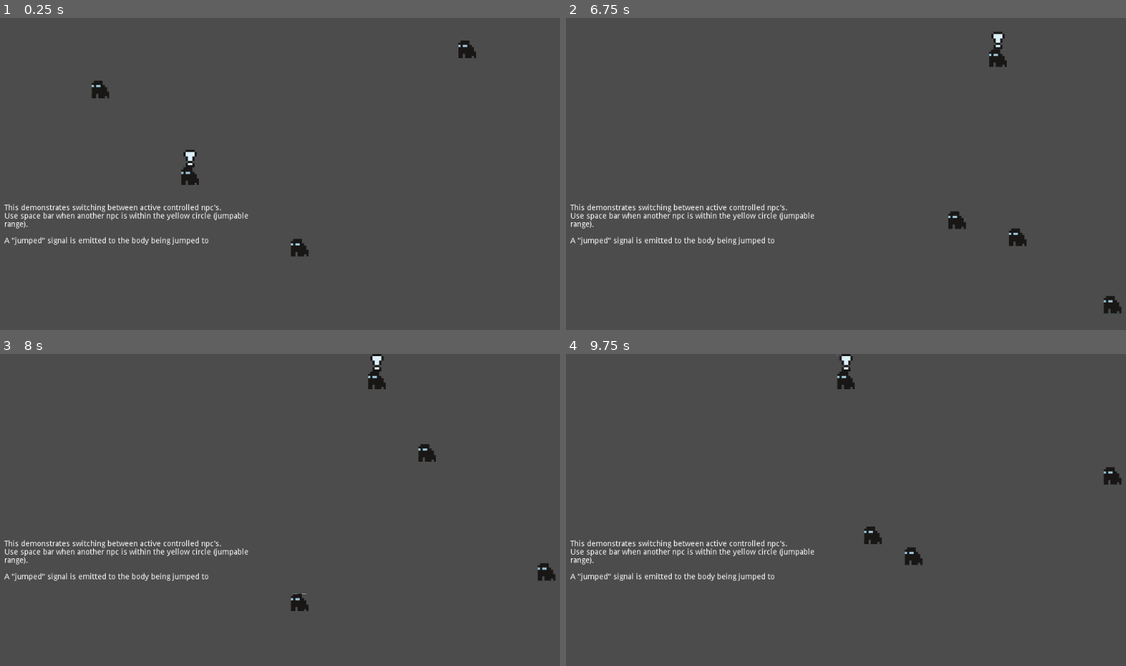
Above: before the commit, frames 1-4 (two rows, left to right).
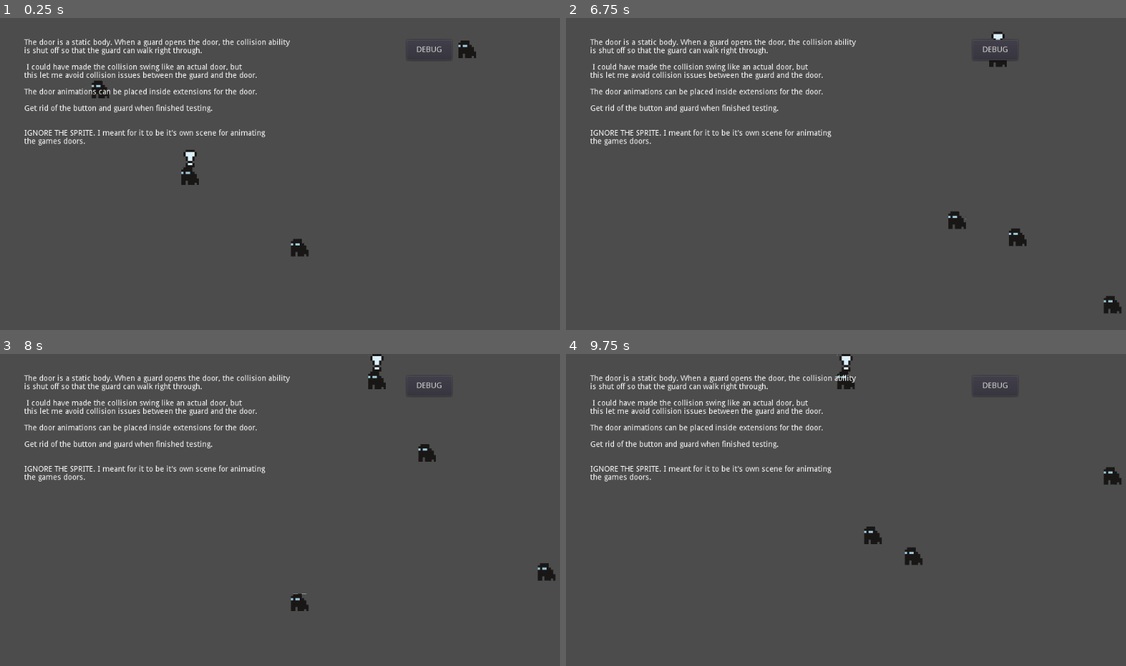
Above: after the commit, the same moments.

Repository: MxAshUp/godot-wild-jam-2
Game: Godot game, scene res://PrototypeScenes/Patrol/PathTest.tscn
The game is run twice, just before and just after one commit, with the same random seed, the same clock (stepped at 60 frames per second) and the same inputs. This scene is started directly instead of the project's main scene. The engine's default icon, where the game draws it, is replaced by a stand-in: a white triangle on a blue panel in a dark square.
Inputs (mouse positions are in pixels of both pictures, inside the frame that each line leads up to):
- Up to frame 1 (0.25 s): no input
- Up to frame 2 (6.75 s): click (997, 49) at 0.5 s, where only the run after the commit has a clickable "DEBUG"; click (997, 49) at 1.25 s, where only the run after the commit has a clickable "DEBUG"; click (997, 49) at 2 s, where only the run after the commit has a clickable "DEBUG"; tap Enter (ui_accept) at 2.75, 3.02, 3.77, 5.27, 6.02 s
- Up to frame 3 (8 s): tap Enter (ui_accept) at 6.77 s
- Up to frame 4 (9.75 s): tap Enter (ui_accept) at 8.27, 9.02 s

The runs differ from the first frame. In frame 1, 3.7% of the frame differs, in the area x 0-79%, y 6-73%; in frame 2, 3.9%; in frame 3, 3.7%; in frame 4, 3.8%.

Commit message:
Created a door. PathTest has showcase

Diff:
--- a/PrototypeScenes/Influence/Door/Door.gd
+++ b/PrototypeScenes/Influence/Door/Door.gd
@@ -5,14 +5,6 @@
 
 
 #The door.
-
-func _ready():
-	get_node( "Button" ).connect( "pressed", self, "temp" )
-
-
-func temp():
-	perform_function()
-
 
 
 func perform_function():
--- a/PrototypeScenes/Influence/Door/Door.tscn
+++ b/PrototypeScenes/Influence/Door/Door.tscn
@@ -1,19 +1,12 @@
-[gd_scene load_steps=5 format=2]
+[gd_scene load_steps=4 format=2]
 
 [ext_resource path="res://PrototypeScenes/Influence/Door/Door.gd" type="Script" id=1]
-[ext_resource path="res://PrototypeScenes/Patrol/PathFollow.tscn" type="PackedScene" id=2]
+[ext_resource path="res://icon.png" type="Texture" id=2]
 
 [sub_resource type="RectangleShape2D" id=1]
 
 custom_solver_bias = 0.0
-extents = Vector2( 44.2632, 10.1053 )
-
-[sub_resource type="Curve2D" id=2]
-
-bake_interval = 5.0
-_data = {
-"points": PoolVector2Array( 0, 0, 0, 0, -0.39386, 0.816589, 0, 0, 0, 0, -0.0533447, -180.703, 0, 0, 0, 0, 134.346, -170.689, 0, 0, 0, 0, 217.738, 15.6031, 0, 0, 0, 0, 10.9641, 165.319, 0, 0, 0, 0, -0.252411, 0.485107 )
-}
+extents = Vector2( 44.2632, 6.14934 )
 
 [node name="Door" type="StaticBody2D"]
 input_pickable = false
@@ -27,7 +20,6 @@
 door_open = null
 
 [node name="Col" type="CollisionShape2D" parent="."]
-position = Vector2( 360, 261.053 )
 shape = SubResource( 1 )
 _sections_unfolded = [ "Transform" ]
 
@@ -55,7 +47,11 @@
 
 The door animations can be placed inside extensions for the door.
 
-Get rid of the button and guard when finished testing."
+Get rid of the button and guard when finished testing.
+
+
+IGNORE THE SPRITE. I meant for it to be it's own scene for animating
+the games doors."
 visible_characters = -1
 percent_visible = 1.0
 meta_underlined = true
@@ -68,39 +64,21 @@
 
 The door animations can be placed inside extensions for the door.
 
-Get rid of the button and guard when finished testing."
+Get rid of the button and guard when finished testing.
+
+
+IGNORE THE SPRITE. I meant for it to be it's own scene for animating
+the games doors."
 scroll_active = true
 scroll_following = false
 selection_enabled = false
 override_selected_font_color = false
 _sections_unfolded = [ "BBCode" ]
 
-[node name="Guard" parent="." instance=ExtResource( 2 )]
-position = Vector2( 366, 390 )
-
-[node name="Path2D" type="Path2D" parent="Guard"]
-self_modulate = Color( 0.5, 0.6, 1, 0.7 )
-curve = SubResource( 2 )
-
-[node name="Button" type="Button" parent="."]
-anchor_left = 0.0
-anchor_top = 0.0
-anchor_right = 0.0
-anchor_bottom = 0.0
-margin_left = 551.0
-margin_top = 260.0
-margin_right = 692.0
-margin_bottom = 280.0
-rect_pivot_offset = Vector2( 0, 0 )
-rect_clip_content = false
-focus_mode = 2
-mouse_filter = 0
-mouse_default_cursor_shape = 0
-size_flags_horizontal = 1
-size_flags_vertical = 1
-toggle_mode = false
-enabled_focus_mode = 2
-shortcut = null
-group = null
-flat = false
-align = 1
+[node name="Sprite" type="Sprite" parent="."]
+visible = false
+modulate = Color( 0, 0, 0, 1 )
+position = Vector2( 0.0909357, -0.198608 )
+scale = Vector2( 1.37062, 0.186952 )
+texture = ExtResource( 2 )
+_sections_unfolded = [ "Visibility" ]
--- a/PrototypeScenes/Influence/Influence.gd
+++ b/PrototypeScenes/Influence/Influence.gd
@@ -15,6 +15,8 @@
 func become_influenced():
 	#Should I pass a reference to the body that did
 	#the influencing?
+	if function == null :
+		print( name + "'s function null. Is the child named Function?" )
 	function.perform_function()
  #end
 
@@ -26,17 +28,7 @@
 
 
 func body_exited( body ):
-	body.disconnect( "influence", self )
-
-
-
-func _process(delta):
-	#To avoid ready errors, keep looking for the Function
-	#node. When it is present, function gets assigned.
-	if self.has_node( "Function" ) :
-		function = get_node( "Function" )
-		set_process( false )
- #end
+	body.disconnect( "influence", self, "become_influenced" )
 
 
 
@@ -46,6 +38,11 @@
 	if has_node( "TwoWayCol" ) :
 		get_node("Col").queue_free()
 
+	#Assign the Function node to function lol.
+	function = get_node( "Function" )
+
 	self.connect( "body_entered", self, "body_entered" )
 	self.connect( "body_exited", self, "body_exited" )
+
+	get_node( "BecomeInfluenced" ).connect( "pressed", self, "become_influenced")
  #end
--- a/PrototypeScenes/Influence/Influence.tscn
+++ b/PrototypeScenes/Influence/Influence.tscn
@@ -18,6 +18,7 @@
 _sections_unfolded = [ "polygon" ]
 
 [node name="NOTE" type="RichTextLabel" parent="."]
+visible = false
 anchor_left = 0.0
 anchor_top = 0.0
 anchor_right = 0.0
@@ -46,3 +47,27 @@
 selection_enabled = false
 override_selected_font_color = false
 _sections_unfolded = [ "BBCode" ]
+
+[node name="BecomeInfluenced" type="Button" parent="."]
+anchor_left = 0.0
+anchor_top = 0.0
+anchor_right = 0.0
+anchor_bottom = 0.0
+margin_left = -178.0
+margin_top = 30.0
+margin_right = -96.0
+margin_bottom = 67.0
+rect_pivot_offset = Vector2( 0, 0 )
+rect_clip_content = false
+focus_mode = 2
+mouse_filter = 0
+mouse_default_cursor_shape = 0
+size_flags_horizontal = 1
+size_flags_vertical = 1
+toggle_mode = false
+enabled_focus_mode = 2
+shortcut = null
+group = null
+text = "DEBUG"
+flat = false
+align = 1
--- a/PrototypeScenes/Patrol/PathTest.tscn
+++ b/PrototypeScenes/Patrol/PathTest.tscn
@@ -1,6 +1,8 @@
-[gd_scene load_steps=6 format=2]
+[gd_scene load_steps=8 format=2]
 
 [ext_resource path="res://PrototypeScenes/Patrol/PathFollow.tscn" type="PackedScene" id=1]
+[ext_resource path="res://PrototypeScenes/Influence/Influence.tscn" type="PackedScene" id=2]
+[ext_resource path="res://PrototypeScenes/Influence/Door/Door.tscn" type="PackedScene" id=3]
 
 [sub_resource type="Curve2D" id=1]
 
@@ -69,6 +71,7 @@
 curve = SubResource( 4 )
 
 [node name="description" type="RichTextLabel" parent="."]
+visible = false
 anchor_left = 0.0
 anchor_top = 0.0
 anchor_right = 0.0
@@ -102,6 +105,12 @@
 override_selected_font_color = false
 _sections_unfolded = [ "BBCode" ]
 
+[node name="Influence" parent="." instance=ExtResource( 2 )]
+position = Vector2( 916, 10 )
+
+[node name="Function" parent="Influence" instance=ExtResource( 3 )]
+position = Vector2( -916, -10 )
+
 [connection signal="body_entered" from="Node2D/Path2D/PathFollow2D/JumpArea" to="Node2D" method="_on_JumpArea_body_entered"]
 [connection signal="body_exited" from="Node2D/Path2D/PathFollow2D/JumpArea" to="Node2D" method="_on_JumpArea_body_exited"]
 [connection signal="jumped" from="Node2D/Path2D/PathFollow2D/StaticBody" to="Node2D" method="_on_StaticBody_jumped"]
